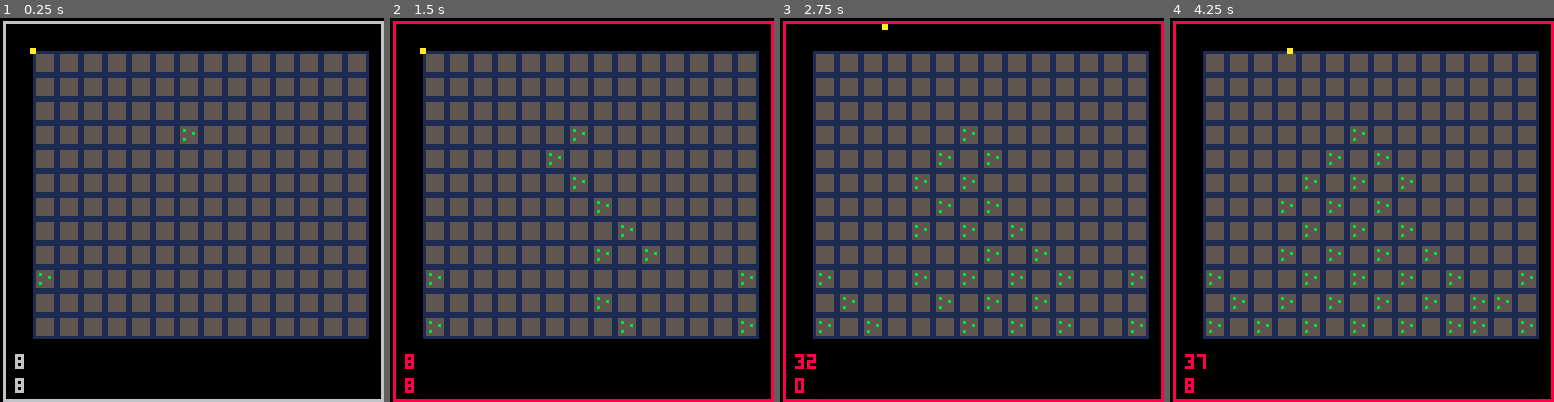
Above: before the commit, frames 1-4 (left to right).
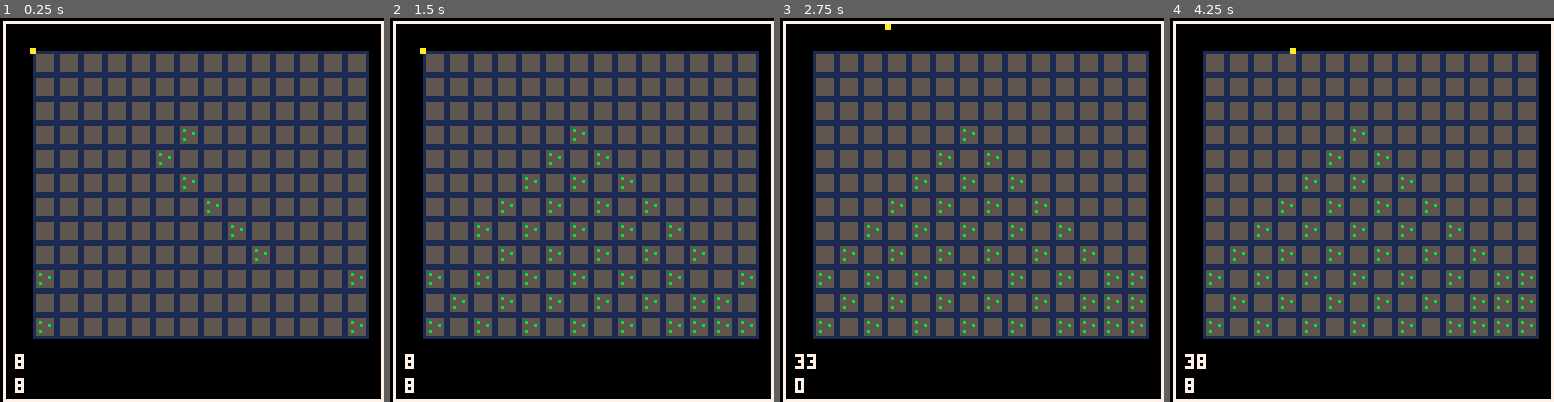
Above: after the commit, the same moments.

Repository: riadd/pico8
Game: PICO-8 cartridge containment/containment.p8
Same seed, same stepped clock (60 frames per second), same inputs: the game is played once before the commit and once after it.
Inputs:
- Up to frame 1 (0.25 s): no input
- Up to frame 2 (1.5 s): tap X (X key) at 0.33, 1.07 s
- Up to frame 3 (2.75 s): hold Right 1.6-2.1 s; tap X (X key) at 1.85 s; hold Up 2.15-2.42 s; hold Right from 2.47 s (still down)
- Up to frame 4 (4.25 s): tap X (X key) at 2.97, 4.08 s; release Right at 3.03 s; hold Left 3.08-3.58 s; hold Down 3.63-3.97 s; hold Right from 4.02 s (still down)

The runs differ from the first frame. In frame 1, 3.4% of the frame differs, in the area x 0-100%, y 0-100%; in frame 2, 3.8%; in frame 3, 3.6%; in frame 4, 3.5%.

Commit message:
fixed border color

Diff:
--- a/containment/containment.p8
+++ b/containment/containment.p8
@@ -2,7 +2,8 @@
 version 16
 __lua__
 city_w=14 city_h=12
-inf_speed=12 frame=0
+inf_speed=6 frame=0
+move_speed=2 // on which frame to run
 city={} zones={} cur_zone={}
 
 function _init()
@@ -80,8 +81,10 @@
  end
 end
 
-function _update()
+function _update60()
 	frame+=1
+
+	if (frame % move_speed > 0) return
 
  if px%8==0 and py%8==0 then
   dx=0 dy=0
@@ -113,7 +116,10 @@
 
 function _draw()
  cls()
- rect(1,1,127,127)
+
+ col = 7
+ if (build) col = 8
+ rect(1,1,127,127,col) // border
 
  ox=3 oy=3
 
